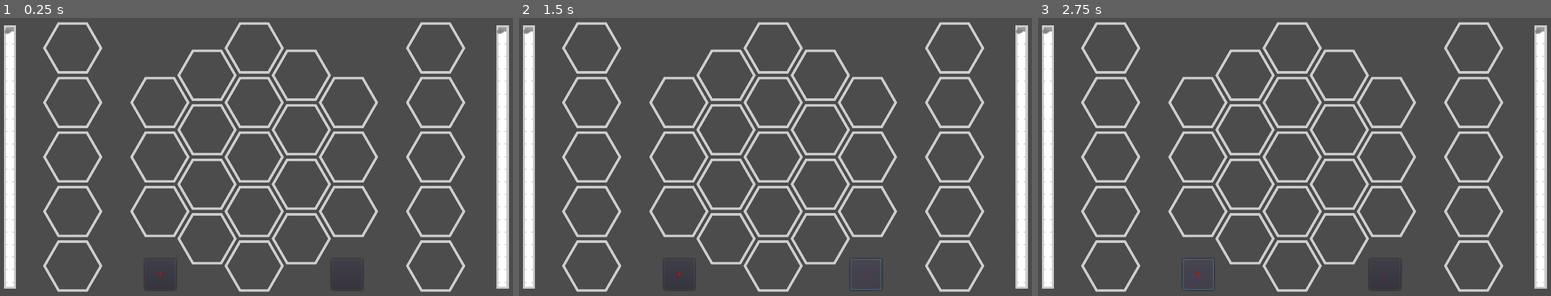
Above: before the commit, frames 1-3 (left to right).
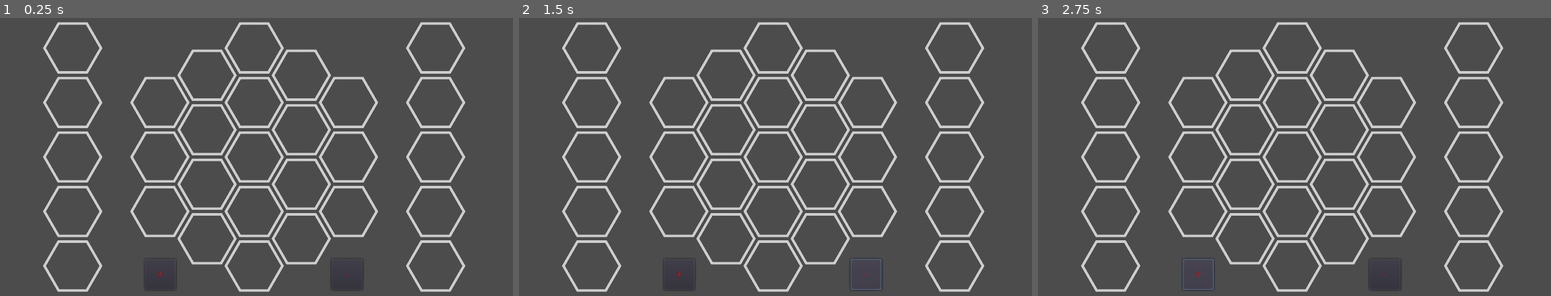
Above: after the commit, the same moments.

Repository: miskatonicstudio/hexa-go
Game: Godot game, scene res://Board.tscn
The game is run twice, just before and just after one commit, with the same random seed, the same clock (stepped at 60 frames per second) and the same inputs.
Inputs:
- Up to frame 1 (0.25 s): no input
- Up to frame 2 (1.5 s): click "+" at 0.5 s; click "-" at 1.25 s
- Up to frame 3 (2.75 s): click "+" at 2 s

The runs differ from the first frame. In frame 1, 4.5% of the frame differs, in the area x 0-100%, y 2-98%; in frame 2, 4.5%; in frame 3, 4.5%.

Commit message:
Remove HP counters

Diff:
--- a/Board.tscn
+++ b/Board.tscn
@@ -1,8 +1,7 @@
-[gd_scene load_steps=5 format=2]
+[gd_scene load_steps=4 format=2]
 
 [ext_resource path="res://Cell.tscn" type="PackedScene" id=1]
 [ext_resource path="res://PlayerGroup.tscn" type="PackedScene" id=2]
-[ext_resource path="res://HitPointsHQ.tscn" type="PackedScene" id=3]
 [ext_resource path="res://Board.gd" type="Script" id=4]
 
 [node name="Board" type="Node2D"]
@@ -126,11 +125,6 @@
 [node name="Discard" parent="PlayerGroupA" index="4"]
 belongs_to = 1
 
-[node name="HitPointsHQ" parent="PlayerGroupA" instance=ExtResource( 3 )]
-margin_left = 250.0
-margin_right = 250.0
-rect_scale = Vector2( 2, 2 )
-
 [node name="PlayerGroupB" parent="." instance=ExtResource( 2 )]
 position = Vector2( -700, 0 )
 
@@ -148,11 +142,6 @@
 
 [node name="Discard" parent="PlayerGroupB" index="4"]
 belongs_to = 2
-
-[node name="HitPointsHQ" parent="PlayerGroupB" instance=ExtResource( 3 )]
-margin_left = -250.0
-margin_right = -250.0
-rect_scale = Vector2( 2, 2 )
 
 [node name="HBoxContainer" type="HBoxContainer" parent="."]
 margin_left = -422.105
--- a/HitPointsHQ.tscn
+++ /dev/null
@@ -1,44 +0,0 @@
-[gd_scene load_steps=4 format=2]
-
-[sub_resource type="StyleBoxFlat" id=3]
-border_width_left = 4
-border_width_top = 4
-border_width_right = 4
-border_width_bottom = 4
-expand_margin_left = 4.0
-expand_margin_right = 12.0
-expand_margin_top = 4.0
-expand_margin_bottom = 4.0
-
-[sub_resource type="StyleBoxFlat" id=5]
-bg_color = Color( 1, 1, 1, 1 )
-expand_margin_right = 8.0
-
-[sub_resource type="StyleBoxFlat" id=4]
-bg_color = Color( 1, 1, 1, 1 )
-expand_margin_right = 8.0
-
-[node name="HitPointsHQ" type="Control"]
-__meta__ = {
-"_edit_use_anchors_": false
-}
-
-[node name="VSlider" type="VSlider" parent="."]
-margin_left = -10.0
-margin_top = -250.0
-margin_right = 10.0
-margin_bottom = 250.0
-grow_horizontal = 2
-grow_vertical = 2
-rect_min_size = Vector2( 20, 500 )
-custom_styles/slider = SubResource( 3 )
-custom_styles/grabber_area_highlight = SubResource( 5 )
-custom_styles/grabber_area = SubResource( 4 )
-max_value = 20.0
-value = 20.0
-scrollable = false
-tick_count = 21
-ticks_on_borders = true
-__meta__ = {
-"_edit_use_anchors_": false
-}
